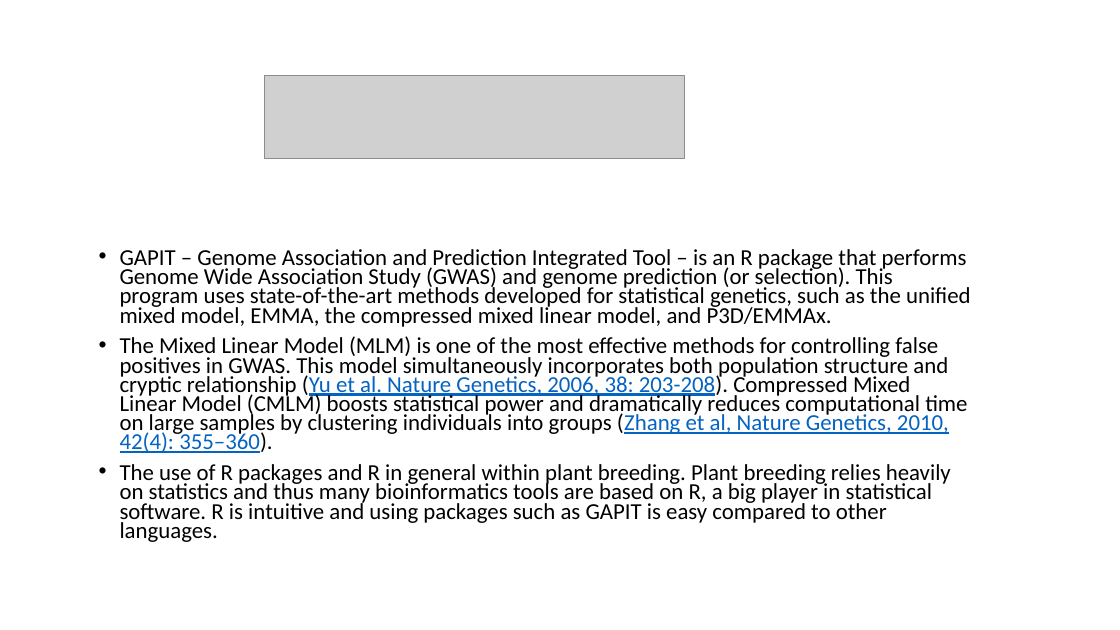
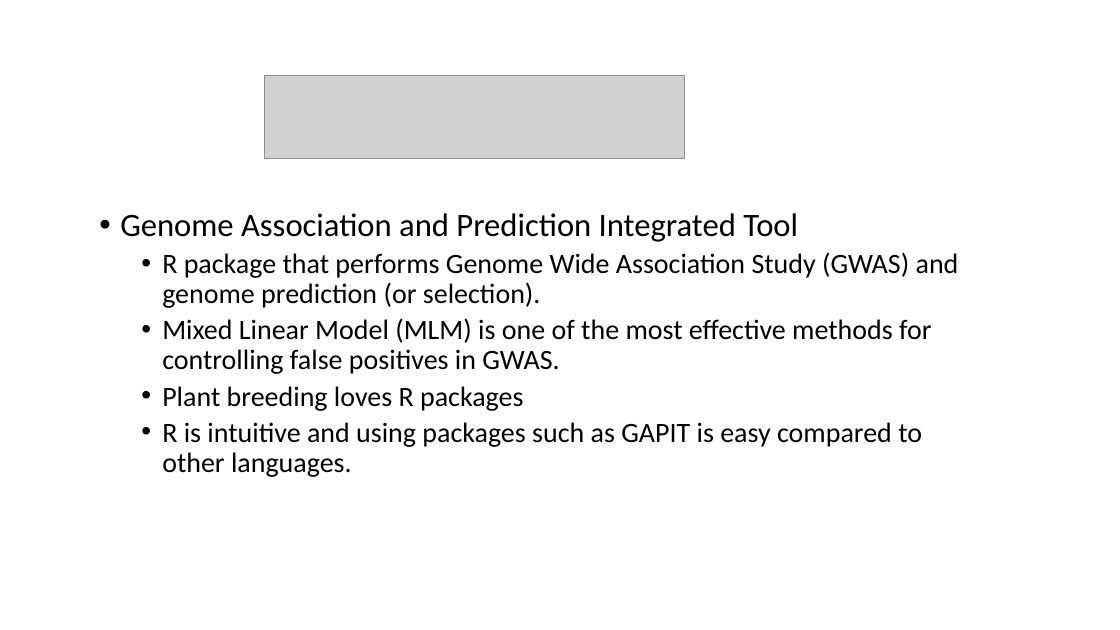
Before and after one commit to mighster/BCB546x-Fall2017-Undercaffeinated, a slide deck: slide 12 of Characterization of Disease Resistance Loci in the USDA.pptx. Drawn at 1120x630 pixels with LibreOffice and Linux fonts; fonts in the diff are those of the drawing; grey boxes stand for pictures. Boxes give left, top, right and bottom in pixels: in the first picture for what was removed or moved away, otherwise in the second. Text is boxed around its words. In the diff, an @@ line names an element or a change of style, - is before the commit and + after.

Commit message:
Add files via upload
Updated presentation

```diff
--- a/Characterization of Disease Resistance Loci in the USDA.pptx
+++ b/Characterization of Disease Resistance Loci in the USDA.pptx
@@ text at box(120, 213, 959, 477): text changed; size 19.6 to 24 pt @@
-• GAPIT – Genome Association and Prediction Integrated Tool – is an R package that performs Genome Wide Association Study (GWAS) and genome prediction (or selection). This program uses state-of-the-art methods developed for statistical genetics, such as the unified mixed model, EMMA, the compressed mixed linear model, and P3D/EMMAx.
-• The Mixed Linear Model (MLM) is one of the most effective methods for controlling false positives in GWAS. This model simultaneously incorporates both population structure and cryptic relationship (Yu et al. Nature Genetics, 2006, 38: 203-208). Compressed Mixed Linear Model (CMLM) boosts statistical power and dramatically reduces computational time on large samples by clustering individuals into groups (Zhang et al, Nature Genetics, 2010, 42(4): 355–360).
-• The use of R packages and R in general within plant breeding. Plant breeding relies heavily on statistics and thus many bioinformatics tools are based on R, a big player in statistical software. R is intuitive and using packages such as GAPIT is easy compared to other languages.
+• Genome Association and Prediction Integrated Tool
+  • R package that performs Genome Wide Association Study (GWAS) and genome prediction (or selection).
+  • Mixed Linear Model (MLM) is one of the most effective methods for controlling false positives in GWAS.
+  • Plant breeding loves R packages
+  • R is intuitive and using packages such as GAPIT is easy compared to other languages.
```
Also in this commit, not shown: 3 other slides changed.
